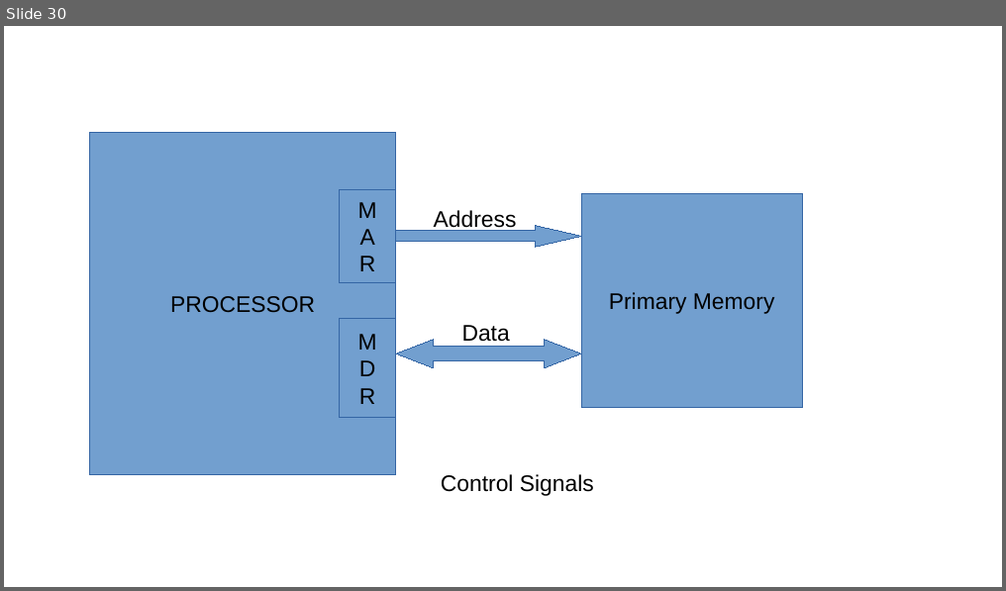
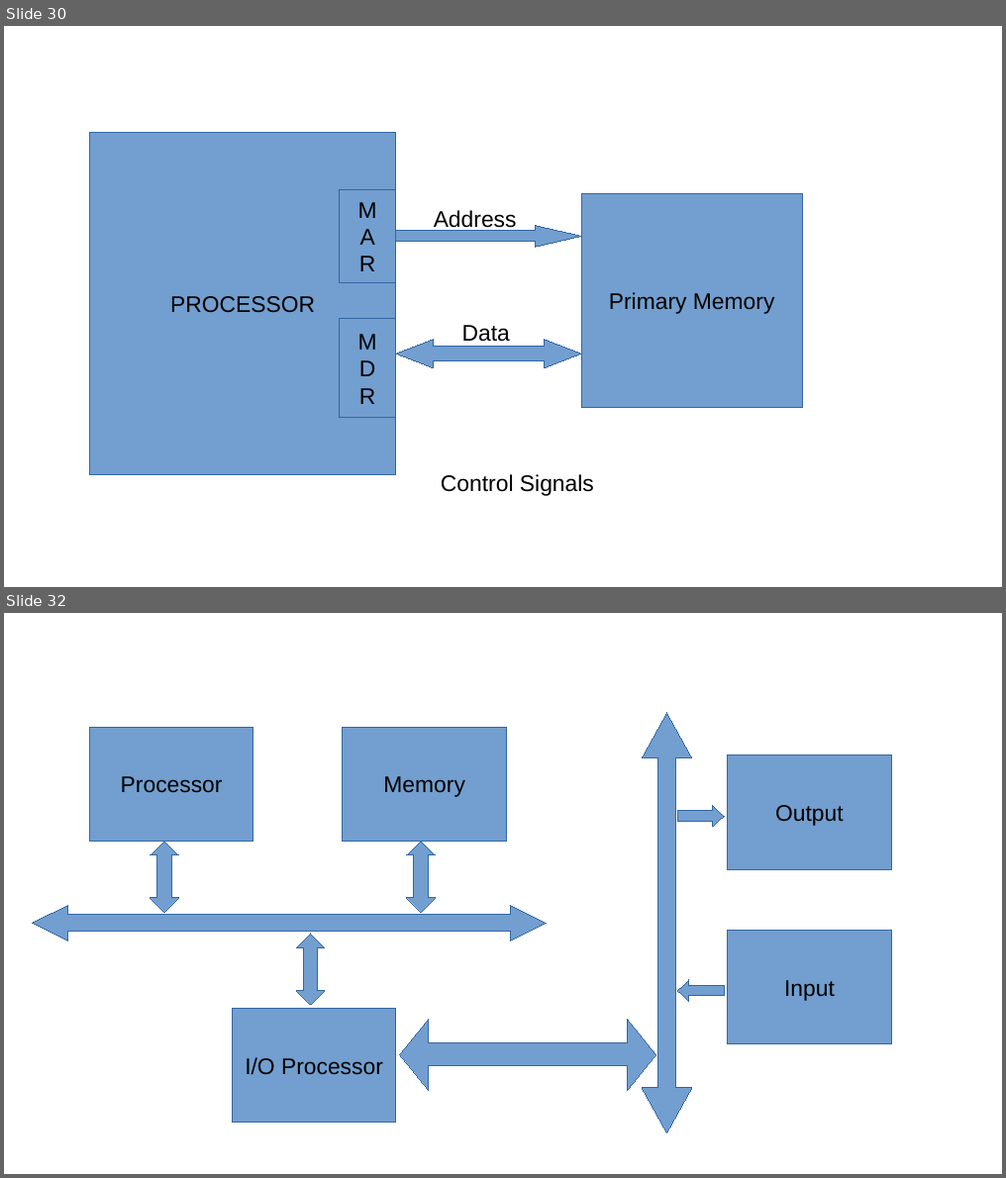
Before and after one commit to rajkumarananthu/workspace, a slide deck: GATE/images/gate_images.pptx. Shown one above the other, each under a label of ours: slide 30 before the commit, slides 30 and 32 after it; the slides between them are not shown. The pictures are 1006x591 and 1006x1178 pixels, drawn with LibreOffice and Linux fonts; fonts in the diff are those of the drawing. Boxes give left, top, right and bottom in pixels: in the first picture for what was removed or moved away, otherwise in the second. Text is boxed around its words. In the diff, an @@ line names an element or a change of style, - is before the commit and + after.

```diff
--- a/GATE/images/gate_images.pptx
+++ b/GATE/images/gate_images.pptx
@@ slide 32 added at (4, 613, 1002, 1174), background #FFFFFF @@
@@ rectangle added at (89, 727, 253, 842), fill #729FCF, outline #3465A4 0.75 pt, 18 pt, text #000000 @@
+Processor
@@ rectangle added at (343, 727, 507, 842), fill #729FCF, outline #3465A4 0.75 pt, 18 pt, text #000000 @@
+Memory
@@ freeform shape added at (643, 713, 692, 1134), fill #729FCF, outline #3465A4 0.75 pt @@
@@ rectangle added at (728, 756, 891, 869), fill #729FCF, outline #3465A4 0.75 pt, 18 pt, text #000000 @@
+Output
@@ freeform shape added at (678, 806, 724, 828), fill #729FCF, outline #3465A4 0.75 pt @@
@@ freeform shape added at (150, 842, 178, 913), fill #729FCF, outline #3465A4 0.75 pt @@
@@ freeform shape added at (407, 842, 435, 913), fill #729FCF, outline #3465A4 0.75 pt @@
@@ freeform shape added at (32, 905, 546, 941), fill #729FCF, outline #3465A4 0.75 pt @@
@@ freeform shape added at (296, 934, 325, 1005), fill #729FCF, outline #3465A4 0.75 pt @@
@@ rectangle added at (728, 930, 891, 1044), fill #729FCF, outline #3465A4 0.75 pt, 18 pt, text #000000 @@
+Input
@@ freeform shape added at (678, 980, 724, 1002), fill #729FCF, outline #3465A4 0.75 pt @@
@@ rectangle added at (233, 1009, 396, 1123), fill #729FCF, outline #3465A4 0.75 pt, 18 pt, text #000000 @@
+I/O Processor
@@ freeform shape added at (400, 1020, 656, 1091), fill #729FCF, outline #3465A4 0.75 pt @@
```
Also in this commit, not shown: 1 slide changed, 2 other slides added, 3 other files.
